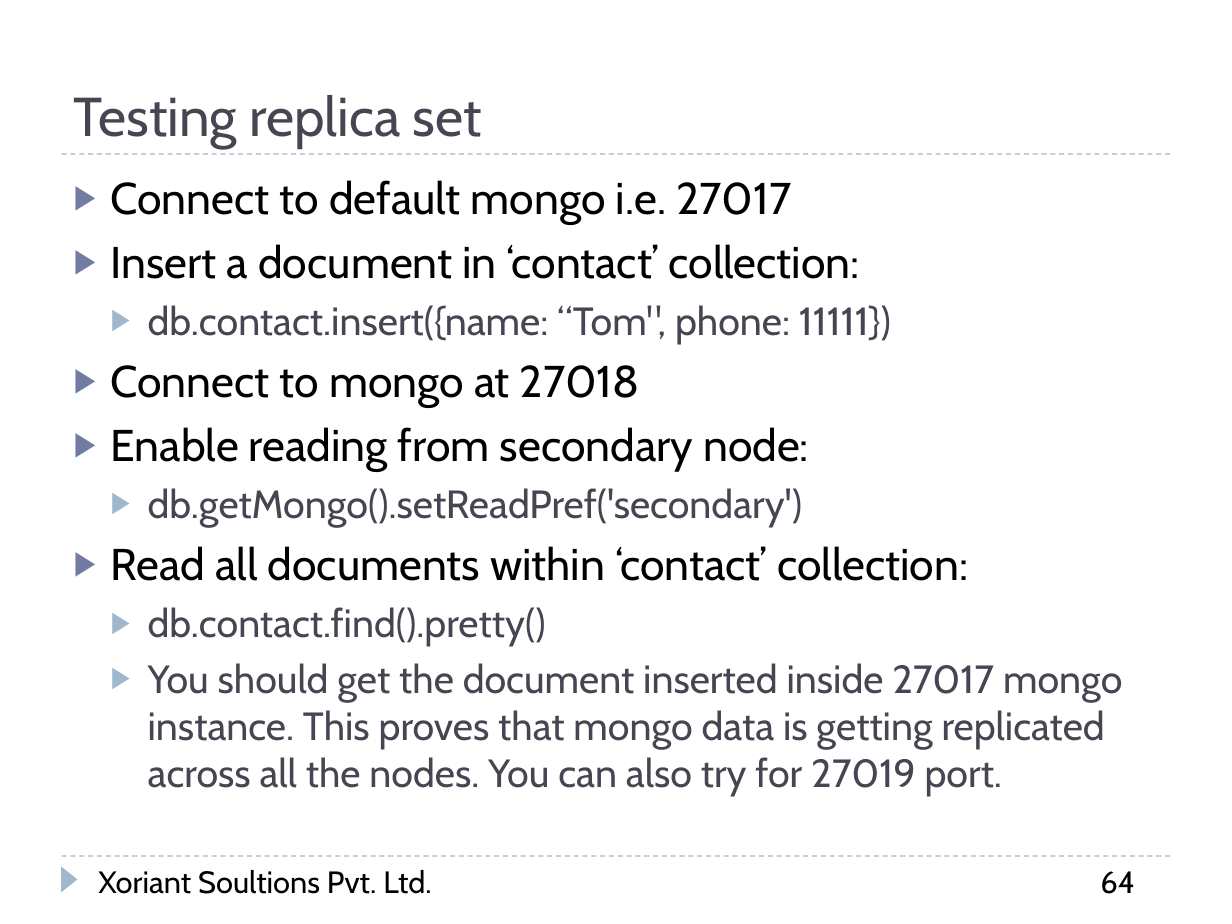
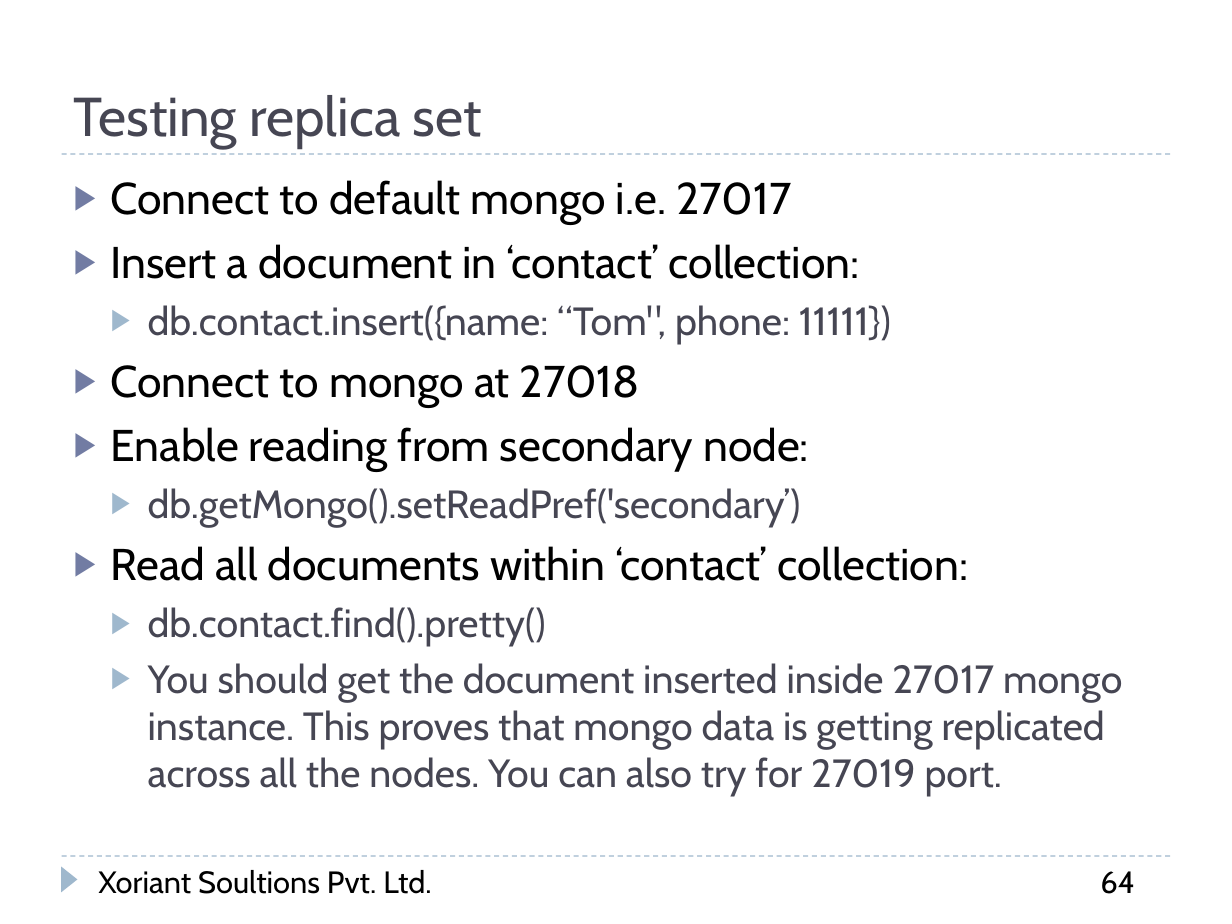
Before and after one commit to Rasika-Deodhar/Xor-Springboard2017-Assignments, a slide deck: slide 64 of MongoDB/MongoDB_Version_3.pptx. Drawn at 1232x924 pixels with LibreOffice and Linux fonts; fonts in the diff are those of the drawing; background and template pictures are left out. Boxes give left, top, right and bottom in pixels: in the first picture for what was removed or moved away, otherwise in the second. Text is boxed around its words. In the diff, an @@ line names an element or a change of style, - is before the commit and + after.

```diff
--- a/MongoDB/MongoDB_Version_3.pptx
+++ b/MongoDB/MongoDB_Version_3.pptx
@@ text at box(148, 488, 801, 527): text changed @@
-  ▶ db.getMongo().setReadPref('secondary')
+  ▶ db.getMongo().setReadPref('secondary’)
```
Also in this commit, not shown: 2 other slides changed, 13 other files.
